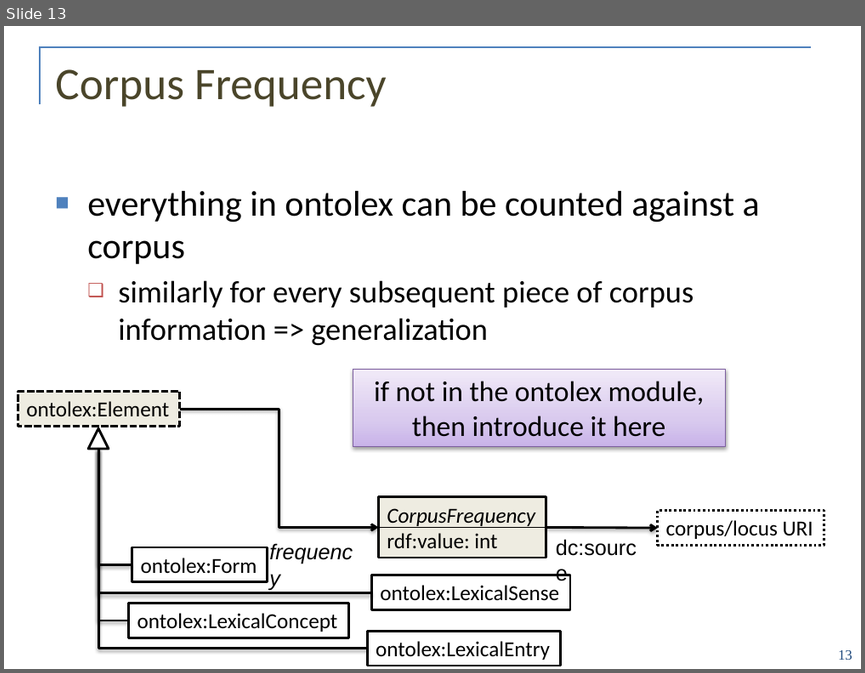
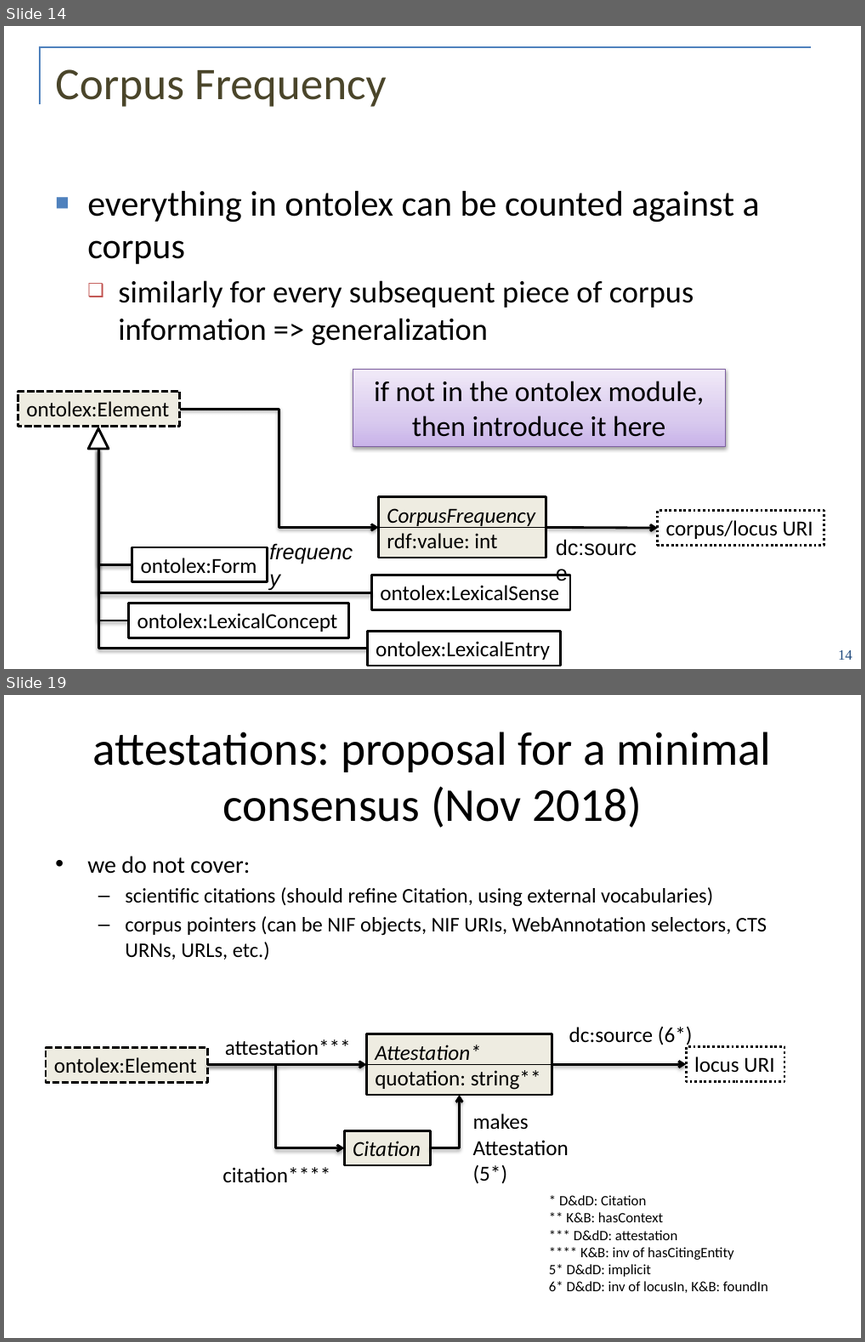
Before and after one commit to ontolex/frequency-attestation-corpus-information, a slide deck: doc/ontolex-f2f-leipzig-may2019.pptx. Shown one above the other, each under a label of ours: slide 13 before the commit, slides 14 and 19 after it; the slides between them are not shown. The pictures are 865x673 and 865x1342 pixels, drawn with LibreOffice and Linux fonts; fonts in the diff are those of the drawing; background and template pictures are left out. Boxes give left, top, right and bottom in pixels: in the first picture for what was removed or moved away, otherwise in the second. Text is boxed around its words. In the diff, an @@ line names an element or a change of style, - is before the commit and + after.

```diff
--- a/doc/ontolex-f2f-leipzig-may2019.pptx
+++ b/doc/ontolex-f2f-leipzig-may2019.pptx
@@ slide 19 added at bbox=[4, 695, 861, 1338], background #FFFFFF @@
@@ title added at bbox=[93, 732, 771, 828], 39.6 pt, text #000000 @@
+attestations: proposal for a minimal consensus (Nov 2018)
@@ text added at bbox=[87, 856, 766, 960], 17.5 pt, text #000000 @@
+• we do not cover:
+  – scientific citations (should refine Citation, using external vocabularies)
+  – corpus pointers (can be NIF objects, NIF URIs, WebAnnotation selectors, CTS URNs, URLs, etc.)
@@ rectangle added at bbox=[46, 1047, 208, 1082], fill #EEECE1, outline #000000 2 pt dashed, 18 pt, text #000000 @@
+ontolex:Element
@@ text added at bbox=[225, 1039, 351, 1055], 18 pt, text #000000 @@
+attestation***
@@ rectangle added at bbox=[366, 1034, 552, 1095], fill #EEECE1, outline #000000 2 pt, 18 pt, text #000000 @@
+Attestation*
+quotation: string**
@@ text added at bbox=[569, 1027, 692, 1047], 18 pt, text #000000 @@
+dc:source (6*)
@@ rectangle added at bbox=[686, 1047, 784, 1082], outline #000000 2 pt dashed, 18 pt, text #000000 @@
+locus URI
@@ elbow arrow added from (207, 1064) to (366, 1064), #000000 2 pt @@
@@ elbow arrow added from (207, 1064) to (344, 1147), #000000 2 pt @@
@@ line added from (366, 1064) to (552, 1064), #000000 0.75 pt @@
@@ elbow arrow added from (552, 1064) to (686, 1064), #000000 2 pt @@
@@ elbow arrow added from (430, 1147) to (459, 1095), #000000 2 pt @@
@@ text added at bbox=[473, 1113, 568, 1184], 18 pt, text #000000 @@
+makes
+Attestation
+(5*)
@@ rectangle added at bbox=[344, 1130, 430, 1164], fill #EEECE1, outline #000000 2 pt, 18 pt, text #000000, italic @@
+Citation
@@ text added at bbox=[222, 1167, 330, 1182], 18 pt, text #000000 @@
+citation****
@@ text added at bbox=[549, 1195, 768, 1293], 12 pt, text #000000 @@
+* D&dD: Citation
+** K&B: hasContext
+*** D&dD: attestation
+**** K&B: inv of hasCitingEntity
+5* D&dD: implicit
+6* D&dD: inv of locusIn, K&B: foundIn
@@ what was slide 13 is now slide 14 @@
@@ page number at bbox=[838, 650, 852, 659]: text changed @@
-13
+14
```
Also in this commit, not shown: 1 slide changed, 17 other slides added.
